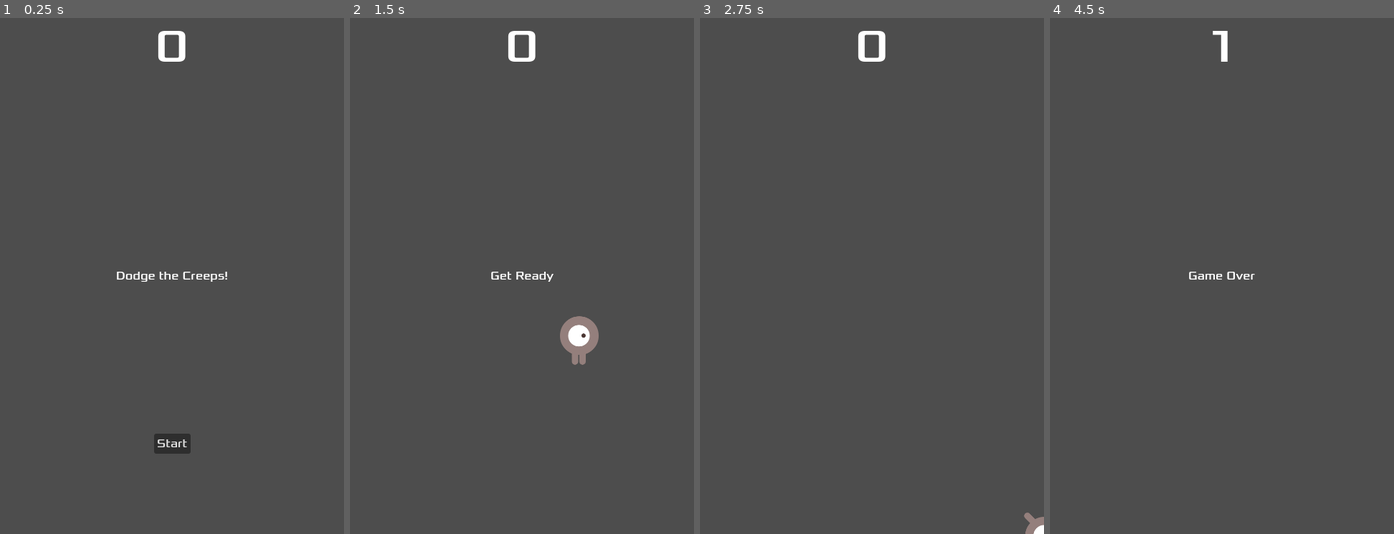
Above: before the commit, frames 1-4 (left to right).
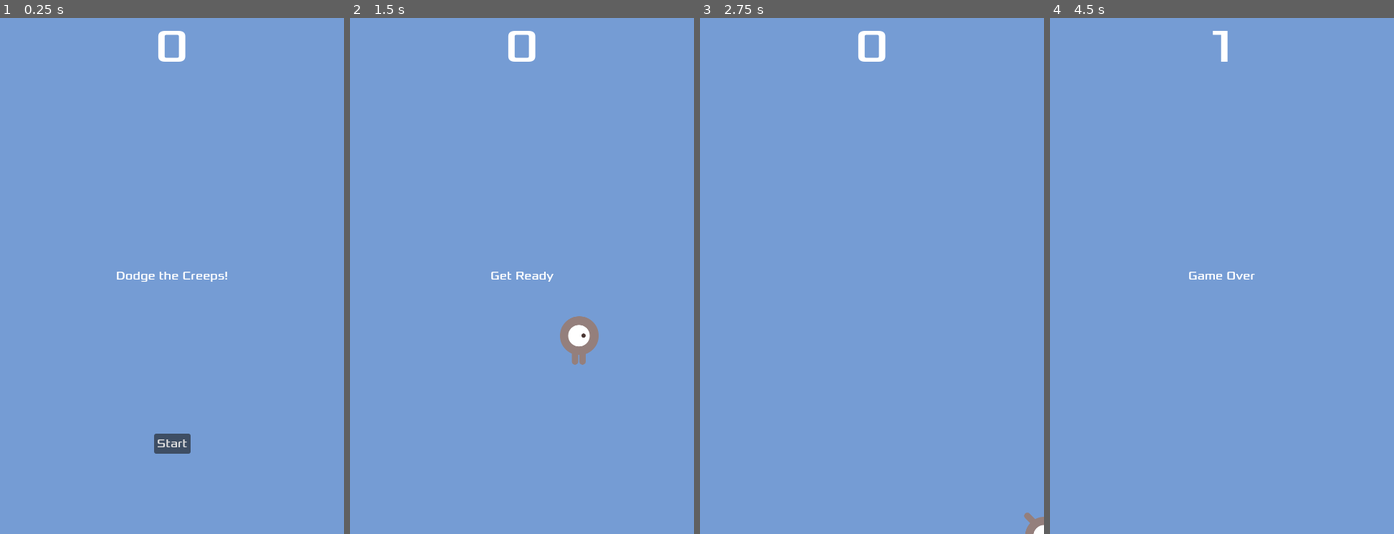
Above: after the commit, the same moments.

Repository: b-van-b/Dodge_the_Creeps
Game: Godot game, scene res://main.tscn
Two runs of this game, one before a commit and one after it. Both use one fixed random seed, a clock stepped at 60 frames per second and the inputs below.
Inputs:
- Up to frame 1 (0.25 s): no input
- Up to frame 2 (1.5 s): click "Start" at 0.5 s; tap Enter at 1.25 s; hold Right (move_right) from 1.28 s (still down)
- Up to frame 3 (2.75 s): release Right (move_right) at 2.03 s; hold Down (move_down) from 2.03 s (still down)
- Up to frame 4 (4.5 s): release Down (move_down) at 2.78 s; hold Right (move_right) 2.78-3.53 s; hold Up (move_up) 3.53-4.28 s; hold Left (move_left) from 4.28 s (still down)

The runs differ from the first frame. In frame 1, 100% of the frame differs, in the area x 0-100%, y 0-100%; in frame 2, 99%; in frame 3, 100%; in frame 4, 100%.

Commit message:
Add background color

Diff:
--- a/main.tscn
+++ b/main.tscn
@@ -14,6 +14,14 @@
 [node name="Main" type="Node"]
 script = ExtResource("1_6753s")
 mob_scene = ExtResource("2_o057y")
+
+[node name="ColorRect" type="ColorRect" parent="."]
+anchors_preset = 15
+anchor_right = 1.0
+anchor_bottom = 1.0
+grow_horizontal = 2
+grow_vertical = 2
+color = Color(0.458824, 0.611765, 0.831373, 1)
 
 [node name="Player" parent="." instance=ExtResource("1_egm4i")]
 
